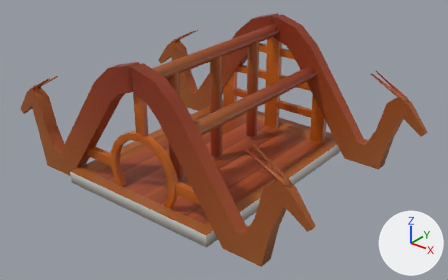
Before and after pictures for a commit that changed the FBX model Assets/Content/Graphics/Environment/Vikings/fbx/VikingHouse_04_L.fbx.
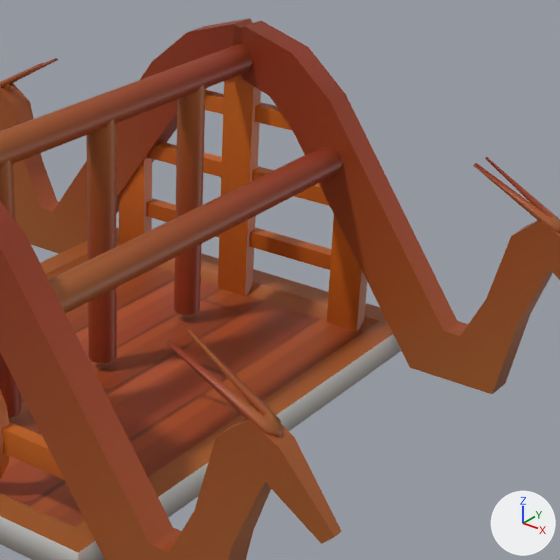
Each version is shown whole from a camera (50 mm lens) standing at (5.98, -7.25, 5.01) and looking at (0.27, -0.11, 0.58), then close up on the part from 39% to 91% of the width and 2% to 85% of the height. Lighting does not change. The marker at lower right points along +X, +Y and +Z. Where no turn or scale is listed for an object, it has been applied to the vertices.

Objects in the first close-up: 'VikingHouse_04_L'.
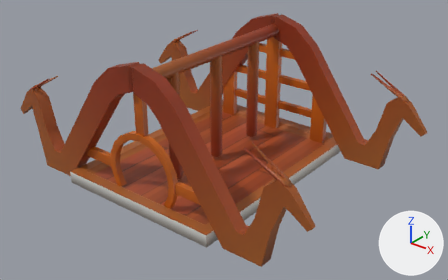
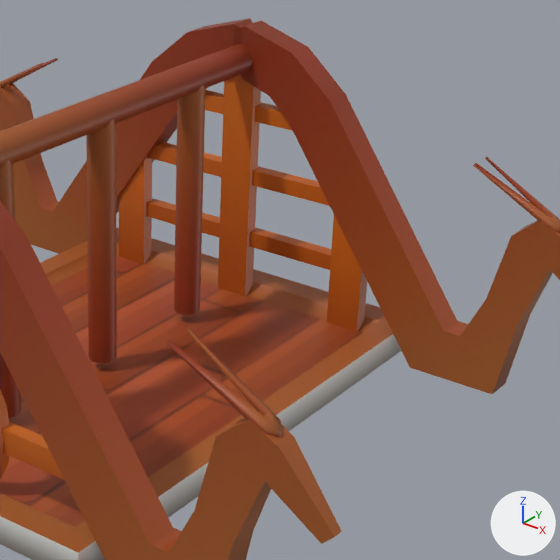
The newer file is also rescaled (x1.25) as a whole; pictures and numbers use the older file's frame.

Where the change shows, as pixel boxes [x1, y1, x2, y2] in the close-ups (560 x 560 px):
part 1 of me_mesh, deleted (brown): before [49, 145, 343, 313]

What changed in the scene script:
```text
Change me_mesh:
    where me_mesh.from_pydata(...)  # 476 vertices, 346 faces; spans x -2.93..2.93, y -1.94..1.94, z -1.13..1.13
    used by ob_vikinghouse_04_l; location = (0.0, 0.0, 1.114)
    me_mesh part 1: the loose piece of 16 vertices spanning x 0.71..0.93, y -1.61..1.61, z 0.17..0.4 is deleted
    remove me_mesh.materials.append(mat_vikings)  # picture img_t_vikings_tga
```
